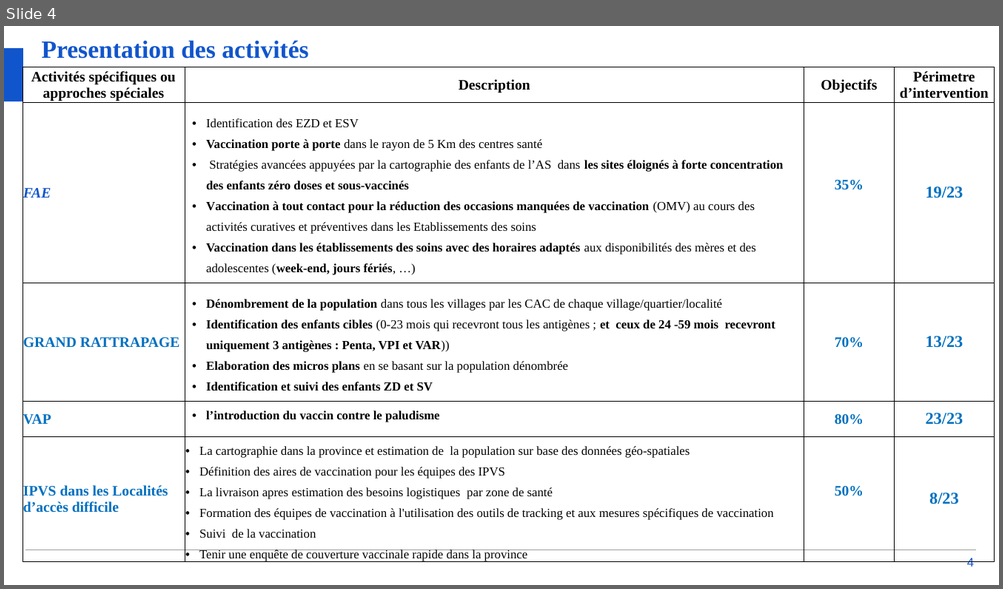
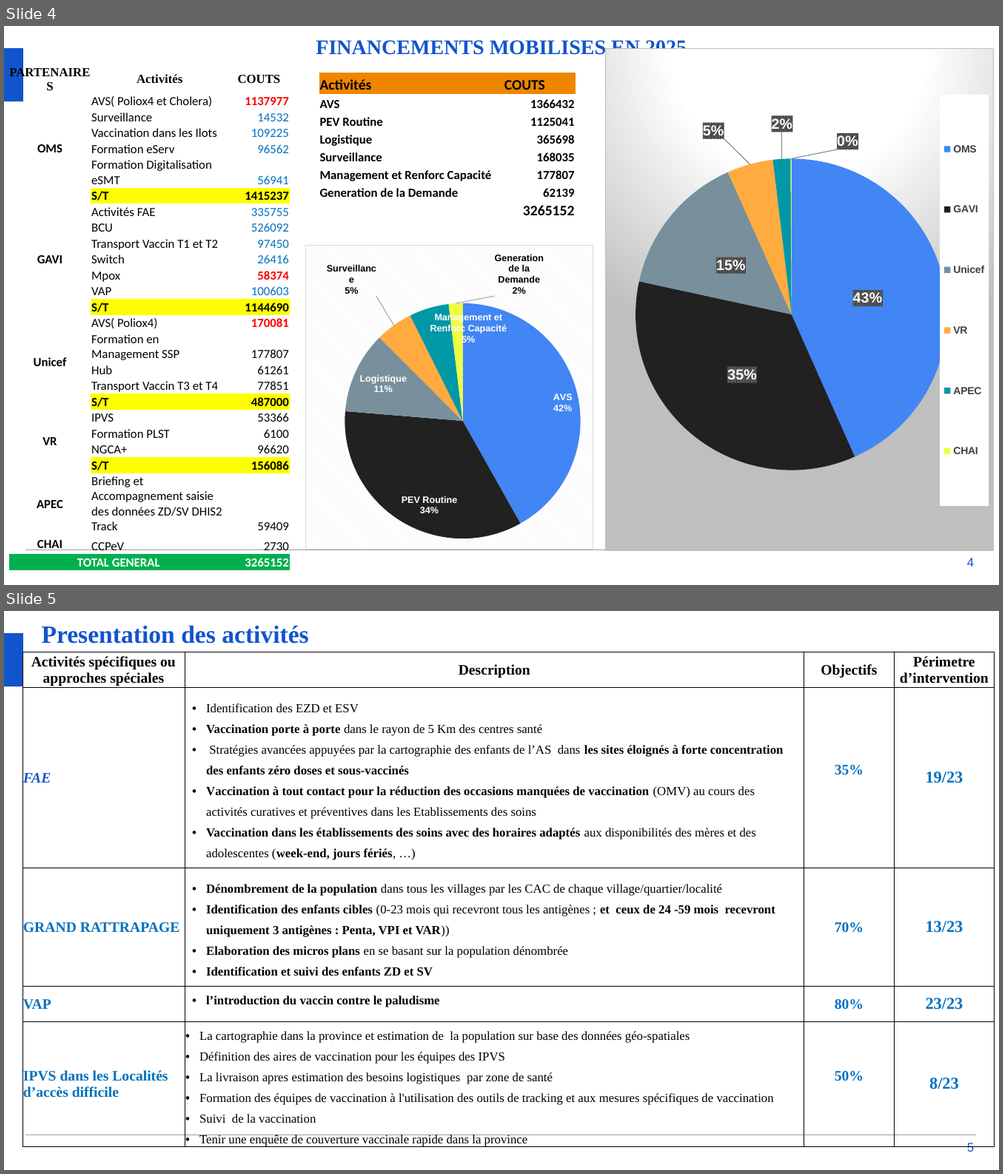
Before and after one commit to WHO-IST-CA/revue_annuelle, a slide deck: docs/epi/presentations/j2/MCP_Provinces_TSHOPO_revue annuelle 2025 ok_PEV_VF. 11 12 2025.pptx. Shown one above the other, each under a label of ours: slide 4 before the commit, slides 4 and 5 after it. The pictures are 1003x589 and 1003x1174 pixels, drawn with LibreOffice and Linux fonts; fonts in the diff are those of the drawing. Boxes give left, top, right and bottom in pixels: in the first picture for what was removed or moved away, otherwise in the second. Text is boxed around its words. In the diff, an @@ line names an element or a change of style, - is before the commit and + after.

```diff
--- a/docs/epi/presentations/j2/MCP_Provinces_TSHOPO_revue annuelle 2025 ok_PEV_VF. 11 12 2025.pptx
+++ b/docs/epi/presentations/j2/MCP_Provinces_TSHOPO_revue annuelle 2025 ok_PEV_VF. 11 12 2025.pptx
@@ slide 4 added at <box>4,26,999,585</box>, background #FFFFFF @@
@@ text added at <box>316,40,686,58</box>, 20 pt, text #1155CC, bold @@
+FINANCEMENTS MOBILISES EN 2025
@@ rectangle added at <box>4,48,23,102</box>, fill #1155CC @@
@@ table added at <box>8,64,289,571</box>, 26 rows, 3 columns @@
+PARTENAIRES | Activités | COUTS
+OMS | AVS( Poliox4 et Cholera) | 1137977
+ | Surveillance | 14532
+ | Vaccination dans les Ilots | 109225
+ | Formation eServ | 96562
+ | Formation Digitalisation eSMT | 56941
+ | S/T | 1415237
+GAVI | Activités FAE | 335755
+ | BCU | 526092
+ | Transport Vaccin T1 et T2 | 97450
+ | Switch | 26416
+ | Mpox | 58374
+ | VAP | 100603
+ | S/T | 1144690
+Unicef | AVS( Poliox4) | 170081
+ | Formation en Management SSP | 177807
+ | Hub | 61261
+ | Transport Vaccin T3 et T4 | 77851
+ | S/T | 487000
+VR | IPVS | 53366
+ | Formation PLST | 6100
+ | NGCA+ | 96620
+ | S/T | 156086
+APEC | Briefing et Accompagnement saisie des données ZD/SV DHIS2 Track | 59409
+CHAI | CCPeV | 2730
+TOTAL GENERAL |  | 3265152
@@ pie chart added at <box>605,48,994,551</box> @@
+categories: OMS, GAVI, Unicef, VR, APEC, CHAI
+Series 1: 43, 35, 15, 5, 2, 0
@@ table added at <box>318,73,575,219</box>, 8 rows, 2 columns @@
+Activités | COUTS
+AVS | 1366432
+PEV Routine | 1125041
+Logistique | 365698
+Surveillance | 168035
+Management et Renforc Capacité | 177807
+Generation de la Demande | 62139
+ | 3265152
@@ pie chart added at <box>304,245,593,550</box> @@
+categories: AVS, PEV Routine, Logistique, Surveillance, Management et Renforc Capacité, Generation de la Demande
+Series 1: 42, 34, 11, 5, 5, 2
@@ line added from (25, 551) to (976, 551), #9E9E9E 1 pt @@
@@ page number added at <box>967,558,973,567</box>, 12 pt, text #1155CC @@
+4
@@ what was slide 4 is now slide 5 @@
@@ page number at <box>967,1143,973,1152</box>: text changed @@
-4
+5
```
Also in this commit, not shown: 8 slides changed, 49 other files.
